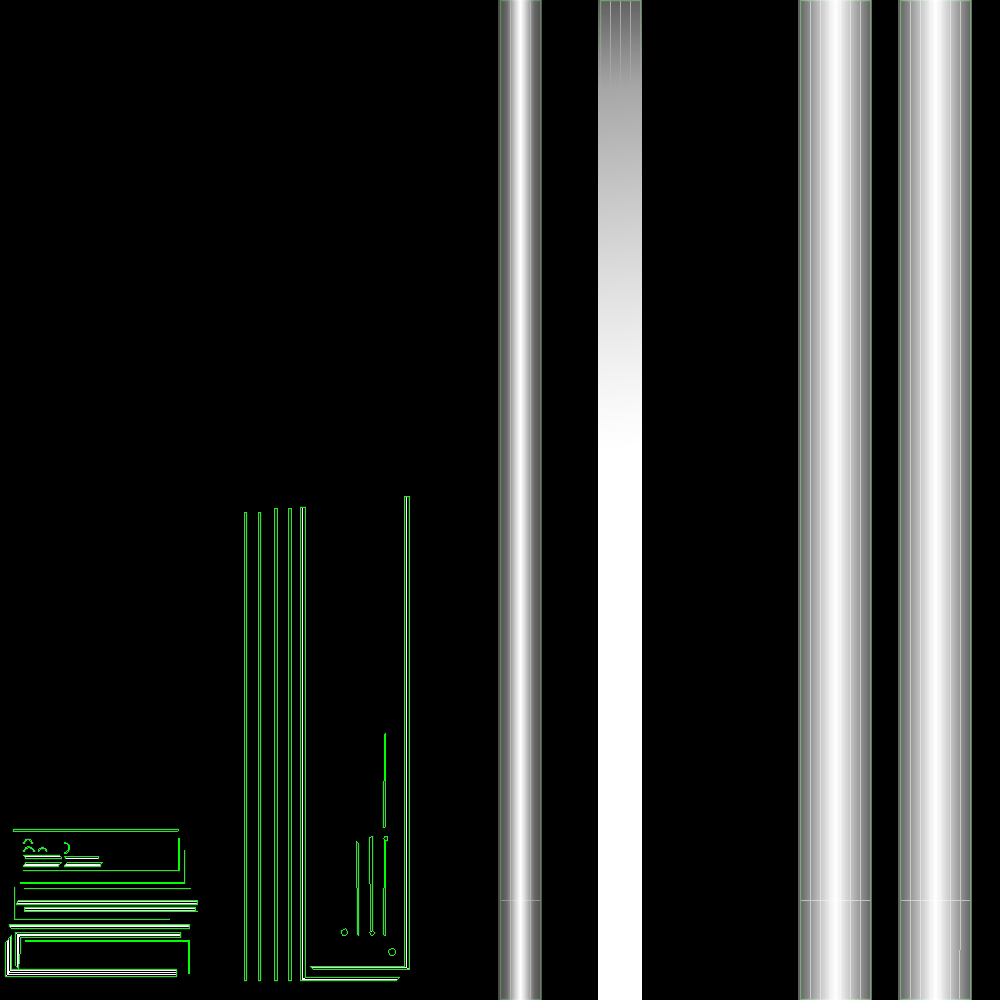
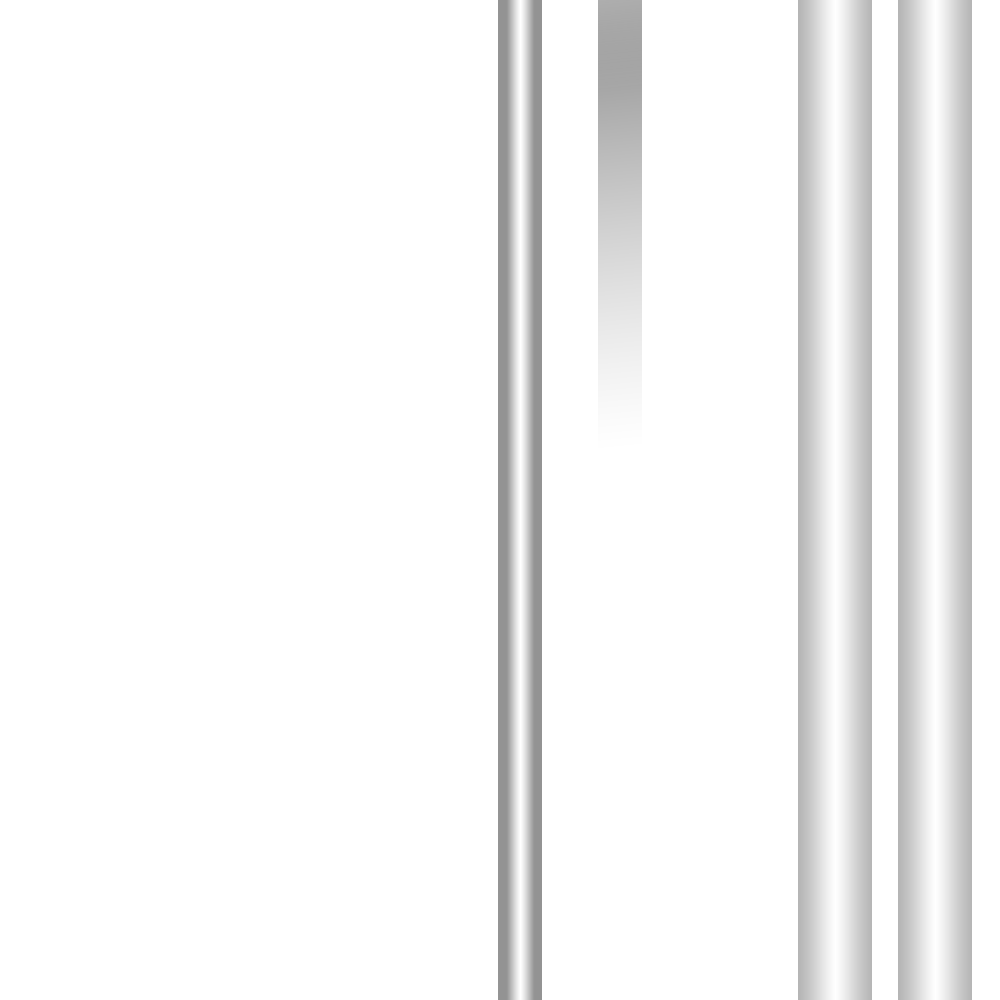
Two versions of the same layered image (w=1000, h=1000). Layer-by-layer changes:
hid "Фон" over <box>0,0,1000,1000</box>
